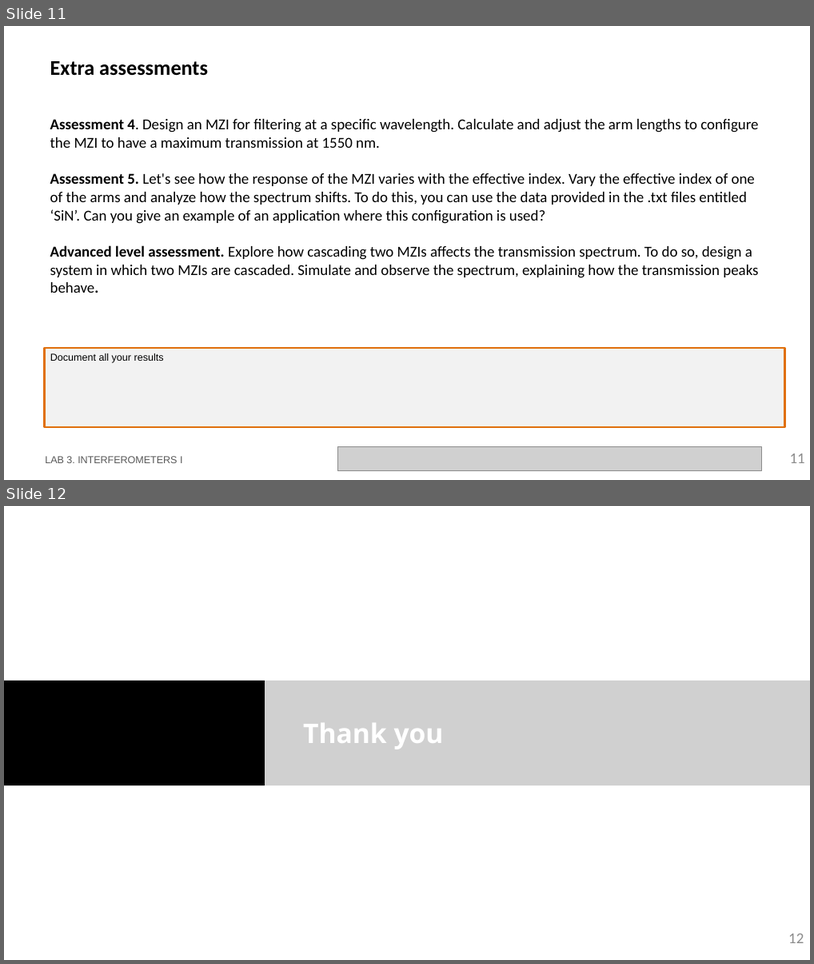
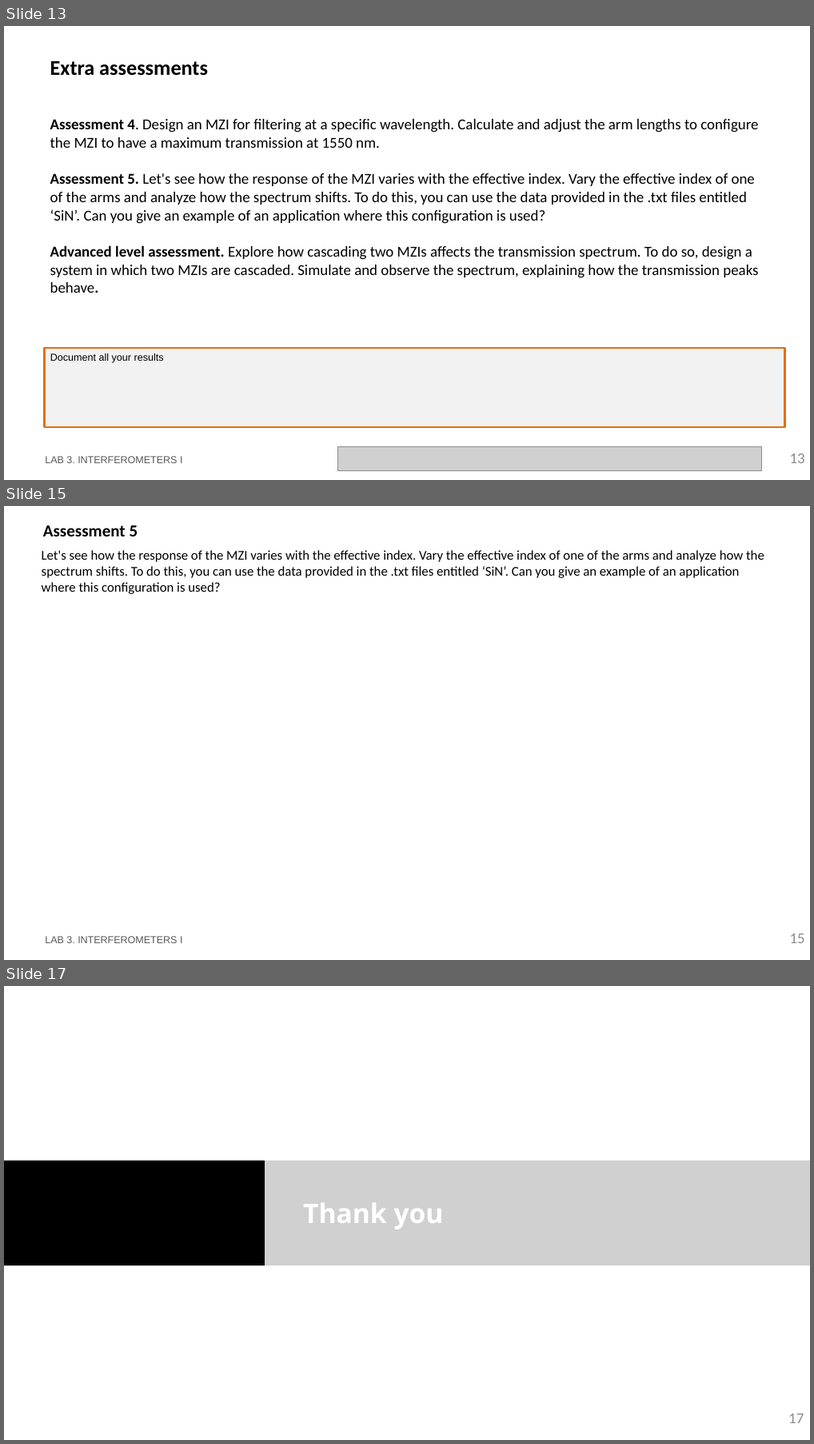
Before and after one commit to snacmuo/pic-upv-lab3, a slide deck: LabBook_3.pptx. Shown one above the other, each under a label of ours: slides 11 and 12 before the commit, slides 13, 15 and 17 after it; the slides between them are not shown. The pictures are 814x964 and 814x1444 pixels, drawn with LibreOffice and Linux fonts; fonts in the diff are those of the drawing; grey boxes stand for pictures; background and template pictures are left out. Boxes give left, top, right and bottom in pixels: in the first picture for what was removed or moved away, otherwise in the second. Text is boxed around its words. In the diff, an @@ line names an element or a change of style, - is before the commit and + after.

```diff
--- a/LabBook_3.pptx
+++ b/LabBook_3.pptx
@@ slide 15 added at [4,506,810,960], background #FFFFFF @@
@@ title added at [43,525,138,536], 20 pt, text #000000, bold @@
+Assessment 5
@@ text added at [42,550,765,594], 16 pt, text #000000 @@
+Let's see how the response of the MZI varies with the effective index. Vary the effective index of one of the arms and analyze how the spectrum shifts. To do this, you can use the data provided in the .txt files entitled ‘SiN’. Can you give an example of an application where this configuration is used?
@@ text added at [45,936,182,943], 12 pt, text #585858 @@
+LAB 3. INTERFEROMETERS I
@@ page number added at [790,933,806,943], 18 pt, text #8C8C8C @@
+15
@@ what was slide 11 is now slide 13 @@
@@ page number at [790,453,806,463]: text changed @@
-11
+13
@@ what was slide 12 is now slide 17 @@
@@ page number at [789,1413,804,1423]: text changed @@
-12
+17
```
Also in this commit, not shown: 4 slides changed, 4 other slides added, 1 other file.
